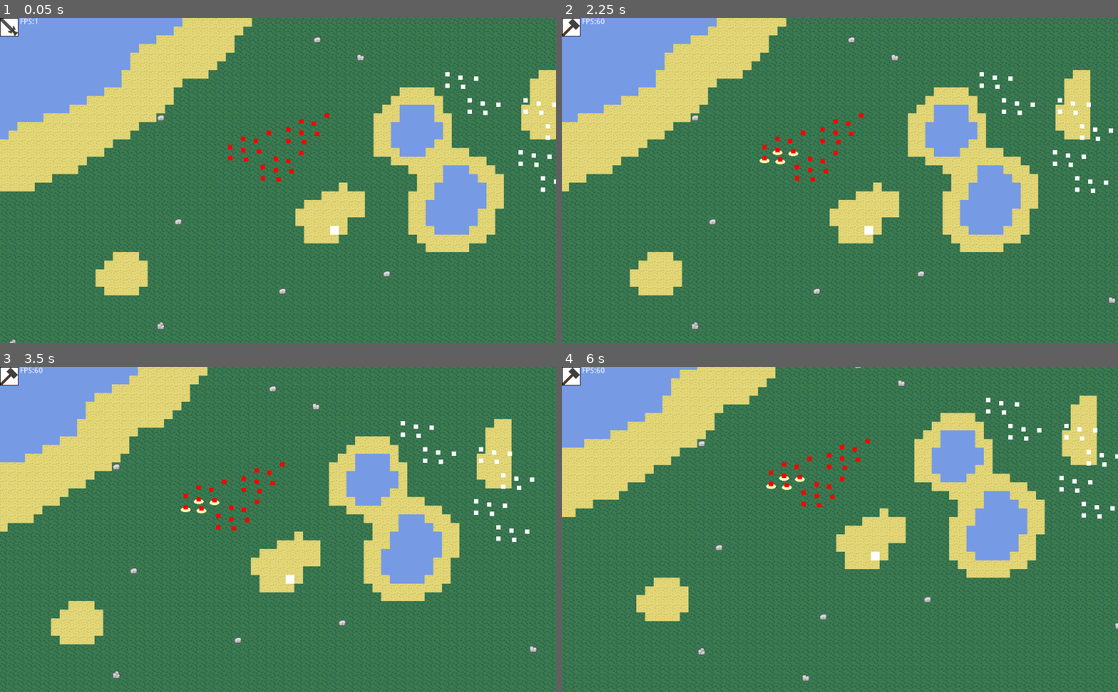
Above: before the commit, frames 1-4 (two rows, left to right).
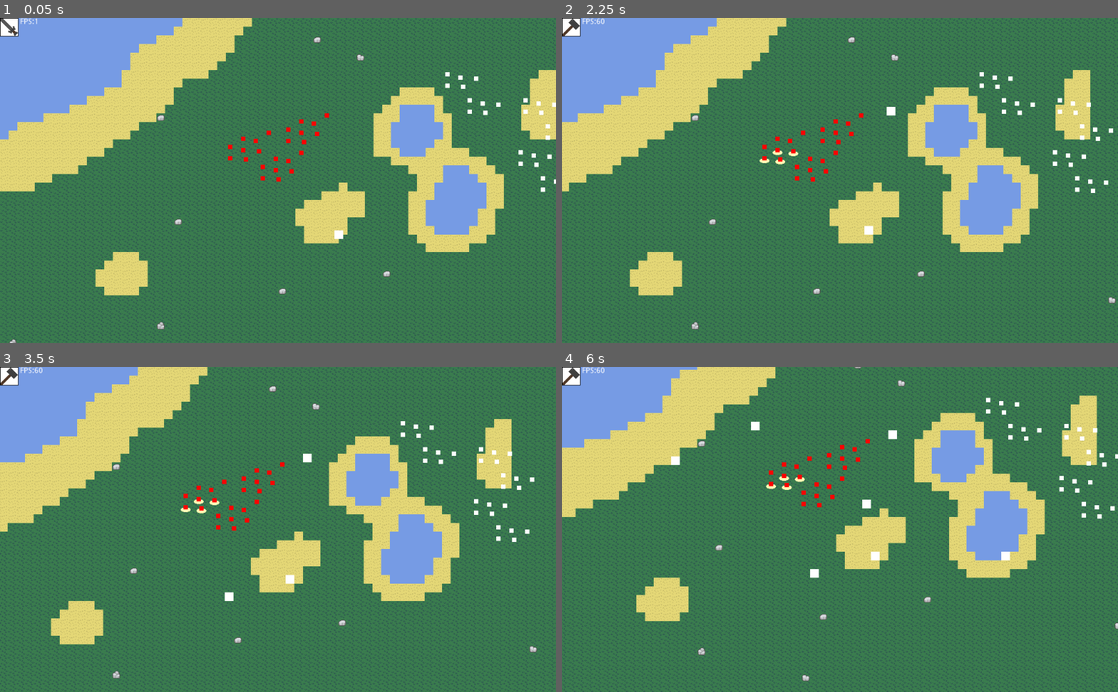
Above: after the commit, the same moments.

Repository: Yagoi23/2D-RTS
Game: Godot game, scene res://Level/Level.tscn
The game is run twice, just before and just after one commit, with the same random seed, the same clock (stepped at 60 frames per second) and the same inputs.
Inputs (mouse positions are in pixels of both pictures, inside the frame that each line leads up to):
- Up to frame 1 (0.05 s): no input
- Up to frame 2 (2.25 s): tap Enter at 0.5 s; move the mouse to (962, 164) at 0.52 s; hold D (player_move_right) 0.53-1.25 s; tap Q (attack_move) at 0.6 s; click (962, 164) at 0.67 s; drag from (728, 196) to (801, 154) at 1.27 s; move the mouse to (895, 109) at 2.02 s; hold D (player_move_right) from 2.03 s (still down); hold 2 (enter_build_mode) from 2.03 s (still down); click (895, 109) at 2.17 s
- Up to frame 3 (3.5 s): release D (player_move_right) at 2.75 s; release 2 (enter_build_mode) at 2.75 s; drag from (250, 594) to (200, 500) at 2.77 s
- Up to frame 4 (6 s): tap Space at 3.5 s; move the mouse to (1006, 578) at 3.52 s; hold A (player_move_left) 3.53-4.25 s; tap E (hold) at 3.6 s; click (1006, 578) at 3.67 s; drag from (673, 480) to (784, 510) at 4.27 s; tap Enter at 5 s; move the mouse to (867, 529) at 5.02 s; hold S (player_move_down) 5.03-5.75 s; tap Q (attack_move) at 5.1 s; click (867, 529) at 5.17 s; drag from (756, 448) to (1090, 484) at 5.77 s

The runs differ from the first frame. In frame 1, less than 0.1% of the frame differs, in the area x 59-62%, y 63-69%; in frame 2, less than 0.1%; in frame 3, less than 0.1%; in frame 4, 0.3%, in the area x 19-81%, y 16-65%.

Commit message:
can create buildings

Diff:
--- a/Buildings/Building.gd
+++ b/Buildings/Building.gd
@@ -12,13 +12,13 @@
 
 func _process(delta):
 	# snaps building to grid
-	if int(position.x) % 8 == 0:
+	if int(position.x) % 16 == 0:
 		pass
 	elif int(position.x) == 0:
 		pass
 	else:
 		position.x -= 1
-	if int(position.y) % 8 == 0:
+	if int(position.y) % 16 == 0:
 		pass
 	elif int(position.y) == 0:
 		pass
--- a/Buildings/Building.tscn
+++ b/Buildings/Building.tscn
@@ -4,16 +4,15 @@
 
 [sub_resource type="RectangleShape2D" id=1]
 
-[node name="Building" type="StaticBody2D"]
-position = Vector2( 64, 64 )
+[node name="Building" type="StaticBody2D" groups=["obstacle"]]
+position = Vector2( 8, 8 )
 script = ExtResource( 1 )
 
 [node name="CollisionShape2D" type="CollisionShape2D" parent="."]
+position = Vector2( 8, 8 )
 scale = Vector2( 0.8, 0.8 )
 shape = SubResource( 1 )
 
 [node name="ColorRect" type="ColorRect" parent="."]
-margin_left = -8.0
-margin_top = -8.0
-margin_right = 8.0
-margin_bottom = 8.0
+margin_right = 16.0
+margin_bottom = 16.0
--- a/Player/Player.gd
+++ b/Player/Player.gd
@@ -106,7 +106,10 @@
 		print("Build")
 		if event is InputEventMouseButton and event.button_index == BUTTON_LEFT:
 			if event.pressed:
-				parent.add_child(building)
+				var node = load("res://Buildings/Building.tscn").instance()
+				get_parent().add_child(node)
+				node.position = event.position  + GlobalInformation.player_refrence_position
+				node.set_owner(get_tree().get_edited_scene_root())
 
 #func get_movement_group():
 #	return weakref_selected
